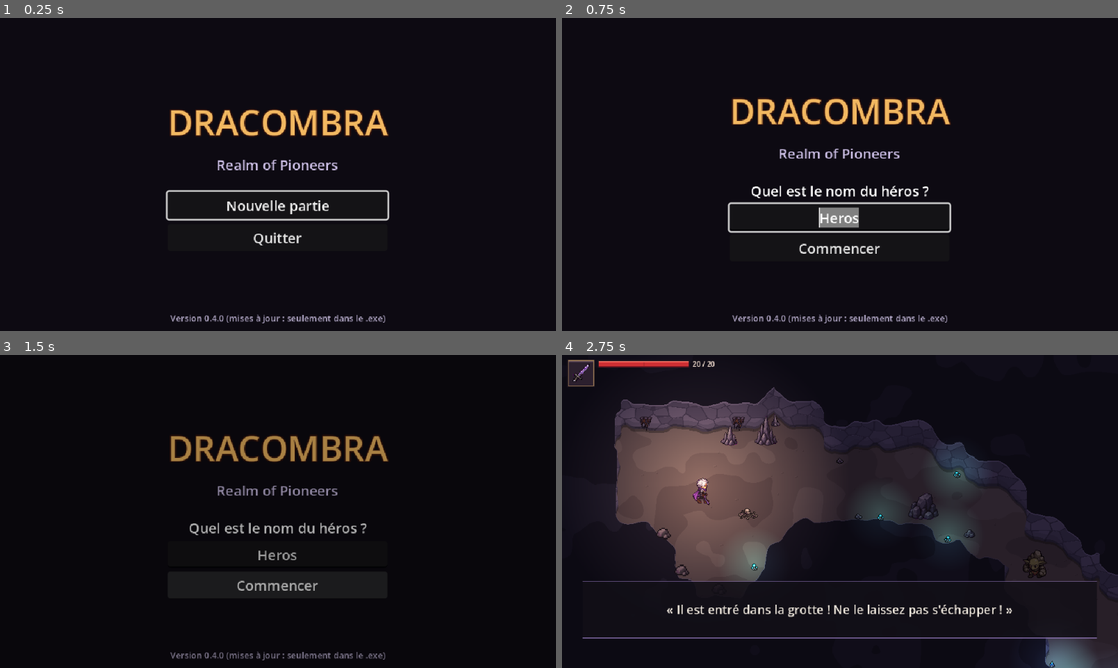
Above: before the commit, frames 1-4 (two rows, left to right).
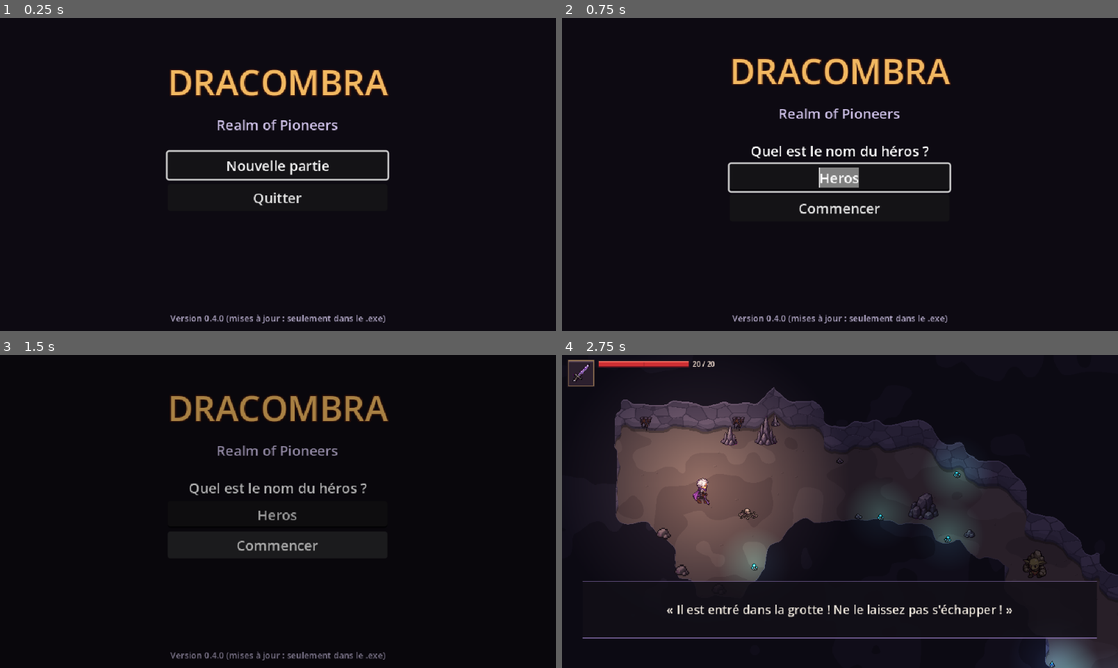
Above: after the commit, the same moments.

Repository: jyraia-sama/dracombra--realm-of-pioneers
Game: Godot game, scene res://scenes/ui/title_screen.tscn
Same seed, same stepped clock (60 frames per second), same inputs: the game is played once before the commit and once after it.
Inputs (mouse positions are in pixels of both pictures, inside the frame that each line leads up to):
- Up to frame 1 (0.25 s): no input
- Up to frame 2 (0.75 s): click "Nouvelle partie" at 0.5 s
- Up to frame 3 (1.5 s): click "Commencer" at 1.25 s
- Up to frame 4 (2.75 s): tap Enter at 2 s; move the mouse to (962, 495) at 2.02 s; press the mouse at (962, 495) at 2.03 s; hold D (move_right) from 2.03 s (still down)

The runs differ from the first frame. In frame 1, 6.8% of the frame differs, in the area x 29-70%, y 16-73%; in frame 2, 8.0%, in the area x 29-70%, y 12-76%; in frame 3, 5.5%; in frame 4, nothing differs.

Commit message:
Écran titre : bloc de mise à jour à largeur fixe (texte replié), liaisons coupées au retour au menu ; icônes d'équipement définitives
Co-Authored-By: Claude Opus 5.5 <noreply@anthropic.com>
Claude-Session: https://claude.ai/code/session_01KBJV5MgMfYCUGu2ekBiNVK

Diff:
--- a/scenes/ui/title_screen.gd
+++ b/scenes/ui/title_screen.gd
@@ -16,6 +16,8 @@
 	add_child(bg)
 	var center := CenterContainer.new()
 	center.set_anchors_and_offsets_preset(Control.PRESET_FULL_RECT)
+	# Le bas de l'écran est réservé aux mises à jour (version, nouveautés, bouton).
+	center.offset_bottom = -92
 	add_child(center)
 	var box := VBoxContainer.new()
 	box.add_theme_constant_override("separation", 10)
@@ -72,45 +74,46 @@
 func _build_updates() -> void:
 	var box := VBoxContainer.new()
 	box.set_anchors_and_offsets_preset(Control.PRESET_CENTER_BOTTOM)
-	box.offset_left = -200
-	box.offset_right = 200
-	box.offset_top = -64
+	box.offset_left = -190
+	box.offset_right = 190
+	box.offset_top = -8
 	box.offset_bottom = -8
+	# Le bloc grandit vers le haut, jamais sur les côtés.
+	box.grow_horizontal = Control.GROW_DIRECTION_BOTH
+	box.grow_vertical = Control.GROW_DIRECTION_BEGIN
 	box.alignment = BoxContainer.ALIGNMENT_END
+	box.add_theme_constant_override("separation", 3)
 	add_child(box)
 	_update_label = Label.new()
 	_update_label.horizontal_alignment = HORIZONTAL_ALIGNMENT_CENTER
+	_update_label.autowrap_mode = TextServer.AUTOWRAP_WORD_SMART
+	_update_label.custom_minimum_size = Vector2(380, 0)
+	# Au plus 4 lignes : les nouveautés trop longues sont coupées.
+	_update_label.max_lines_visible = 4
+	_update_label.text_overrun_behavior = TextServer.OVERRUN_TRIM_ELLIPSIS
 	_update_label.add_theme_font_size_override("font_size", 10)
 	_update_label.add_theme_color_override("font_color", Color(0.7, 0.66, 0.78))
 	_update_label.text = "Version %s" % Updater.version()
 	box.add_child(_update_label)
 	_update_bar = ProgressBar.new()
 	_update_bar.custom_minimum_size = Vector2(220, 6)
+	_update_bar.size_flags_horizontal = Control.SIZE_SHRINK_CENTER
 	_update_bar.show_percentage = false
 	_update_bar.max_value = 1.0
 	_update_bar.visible = false
 	box.add_child(_update_bar)
 	_update_button = Button.new()
 	_update_button.visible = false
+	_update_button.size_flags_horizontal = Control.SIZE_SHRINK_CENTER
+	_update_button.custom_minimum_size = Vector2(220, 0)
 	_update_button.add_theme_font_size_override("font_size", 11)
 	box.add_child(_update_button)
-	Updater.status_changed.connect(func(t: String) -> void: _update_label.text = t)
-	Updater.progress.connect(func(r: float) -> void:
-		_update_bar.visible = true
-		_update_bar.value = r)
-	Updater.update_available.connect(func(v: String, notes: String) -> void:
-		if notes != "":
-			_update_label.text += "\n" + notes
-		_set_update_button("Mettre à jour (%s)" % v, func() -> void:
-			_update_button.disabled = true
-			Updater.download()))
-	Updater.ready_to_restart.connect(func() -> void:
-		_update_bar.visible = false
-		_set_update_button("Redémarrer le jeu", Updater.restart))
-	Updater.status_changed.connect(func(t: String) -> void:
-		# Un échec : on peut réessayer.
-		if t.contains("Réessayez") or t.contains("Impossible"):
-			_update_button.disabled = false)
+	# Liaisons vers l'Updater (qui reste chargé) : coupées quand l'écran titre disparaît,
+	# sinon un retour au menu garderait celles de l'ancien écran.
+	_link(Updater.status_changed, _on_update_status)
+	_link(Updater.progress, _on_update_progress)
+	_link(Updater.update_available, _on_update_available)
+	_link(Updater.ready_to_restart, _on_ready_to_restart)
 	# Lancé depuis Téléchargements ou le Bureau : on propose de l'installer d'abord.
 	if Updater.can_install():
 		_update_label.text = "Version %s — installez le jeu pour recevoir les mises à jour." % Updater.version()
@@ -124,6 +127,46 @@
 	Updater.check()
 
 
+var _links: Array = []
+
+
+func _link(sig: Signal, callable: Callable) -> void:
+	sig.connect(callable)
+	_links.append([sig, callable])
+
+
+func _exit_tree() -> void:
+	for l in _links:
+		if (l[0] as Signal).is_connected(l[1]):
+			(l[0] as Signal).disconnect(l[1])
+	_links.clear()
+
+
+func _on_update_status(t: String) -> void:
+	_update_label.text = t
+	# Un échec : on peut réessayer.
+	if t.contains("Réessayez") or t.contains("Impossible"):
+		_update_button.disabled = false
+
+
+func _on_update_progress(r: float) -> void:
+	_update_bar.visible = true
+	_update_bar.value = r
+
+
+func _on_update_available(v: String, notes: String) -> void:
+	if notes != "":
+		_update_label.text += "\n" + notes
+	_set_update_button("Mettre à jour (%s)" % v, func() -> void:
+		_update_button.disabled = true
+		Updater.download())
+
+
+func _on_ready_to_restart() -> void:
+	_update_bar.visible = false
+	_set_update_button("Redémarrer le jeu", Updater.restart)
+
+
 func _set_update_button(text: String, action: Callable) -> void:
 	_update_button.text = text
 	_update_button.disabled = false
Binary file changed: assets/sprites/items/items.png
